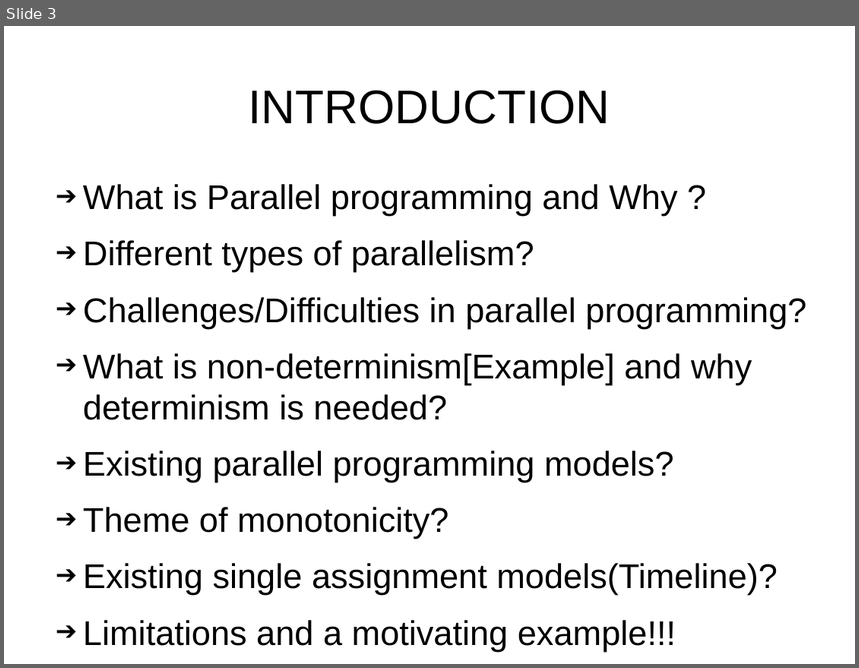
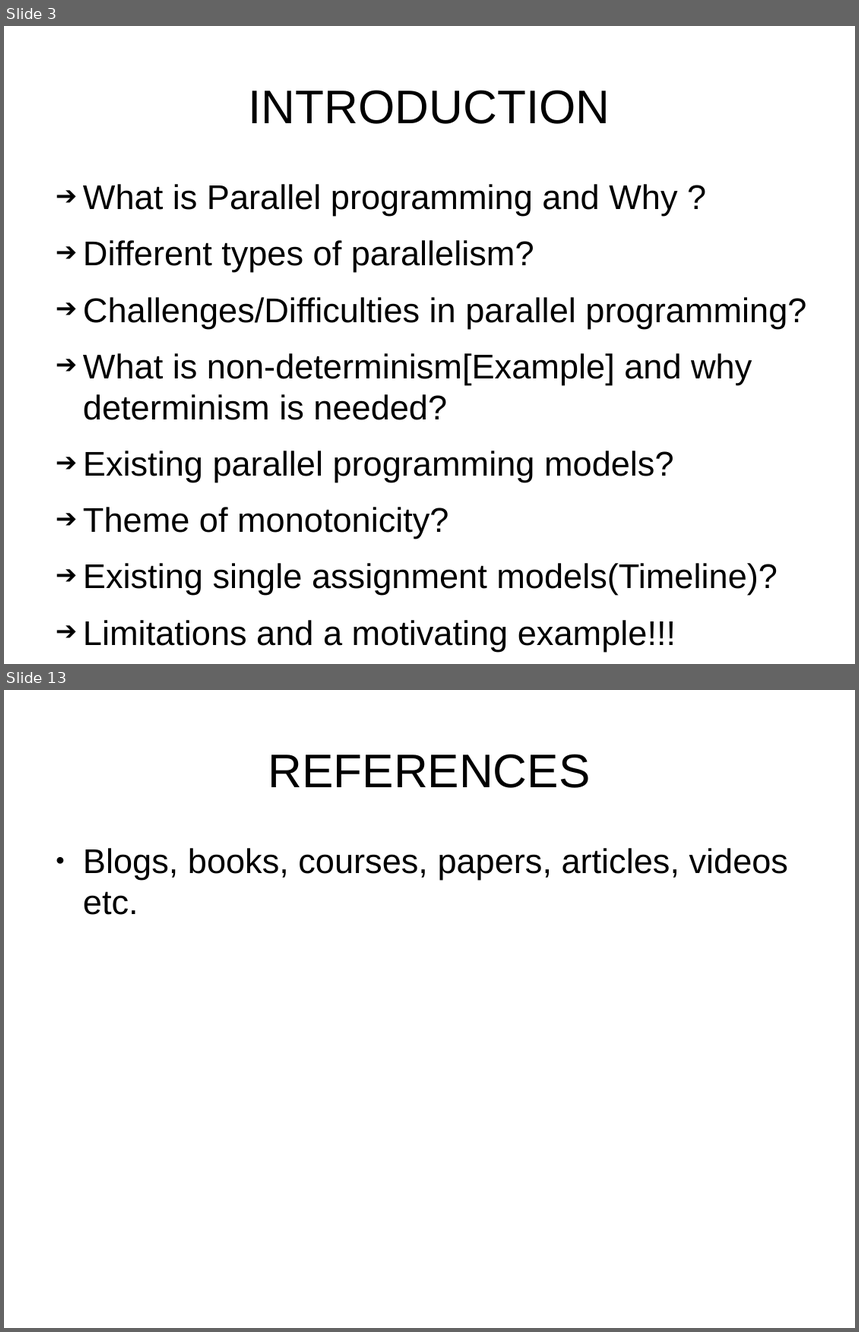
Before and after one commit to sentinel88/Personal, a slide deck: Talk.odp. Shown one above the other, each under a label of ours: slide 3 before the commit, slides 3 and 13 after it; the slides between them are not shown. The pictures are 859x668 and 859x1332 pixels, drawn with LibreOffice and Linux fonts; fonts in the diff are those of the drawing. Boxes give left, top, right and bottom in pixels: in the first picture for what was removed or moved away, otherwise in the second. Text is boxed around its words. In the diff, an @@ line names an element or a change of style, - is before the commit and + after.

```diff
--- a/Talk.odp
+++ b/Talk.odp
@@ slide 13 added at (x1=4, y1=690, x2=855, y2=1328), background #FFFFFF @@
@@ title added at (x1=268, y1=754, x2=591, y2=788), 44 pt, text #000000 @@
+REFERENCES
@@ text added at (x1=83, y1=848, x2=789, y2=915), 32 pt, text #000000 @@
+● Blogs, books, courses, papers, articles, videos etc.
```
Also in this commit, not shown: 4 slides changed, 8 other slides added, 3 slides removed, 3 other files.
